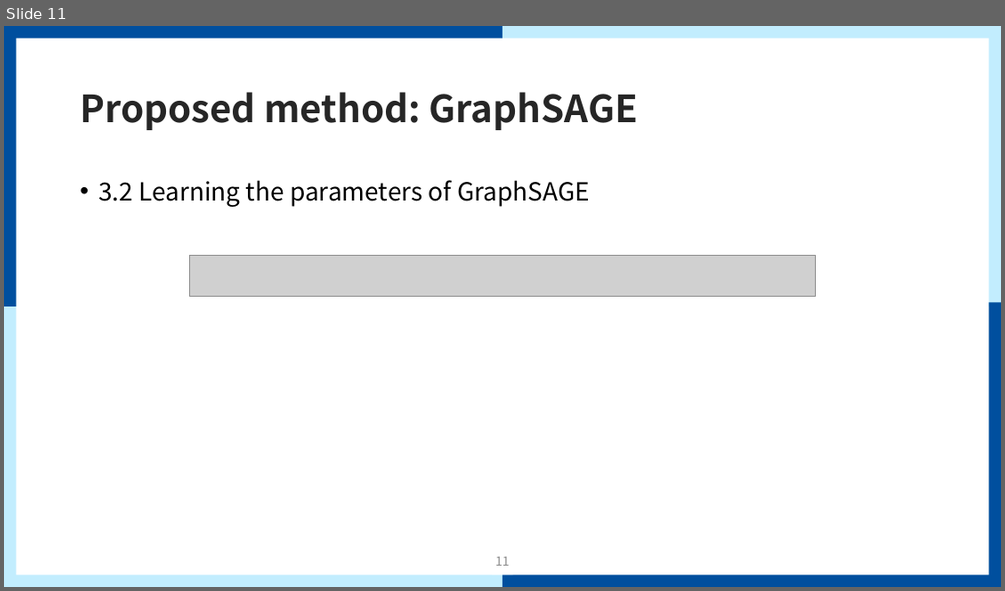
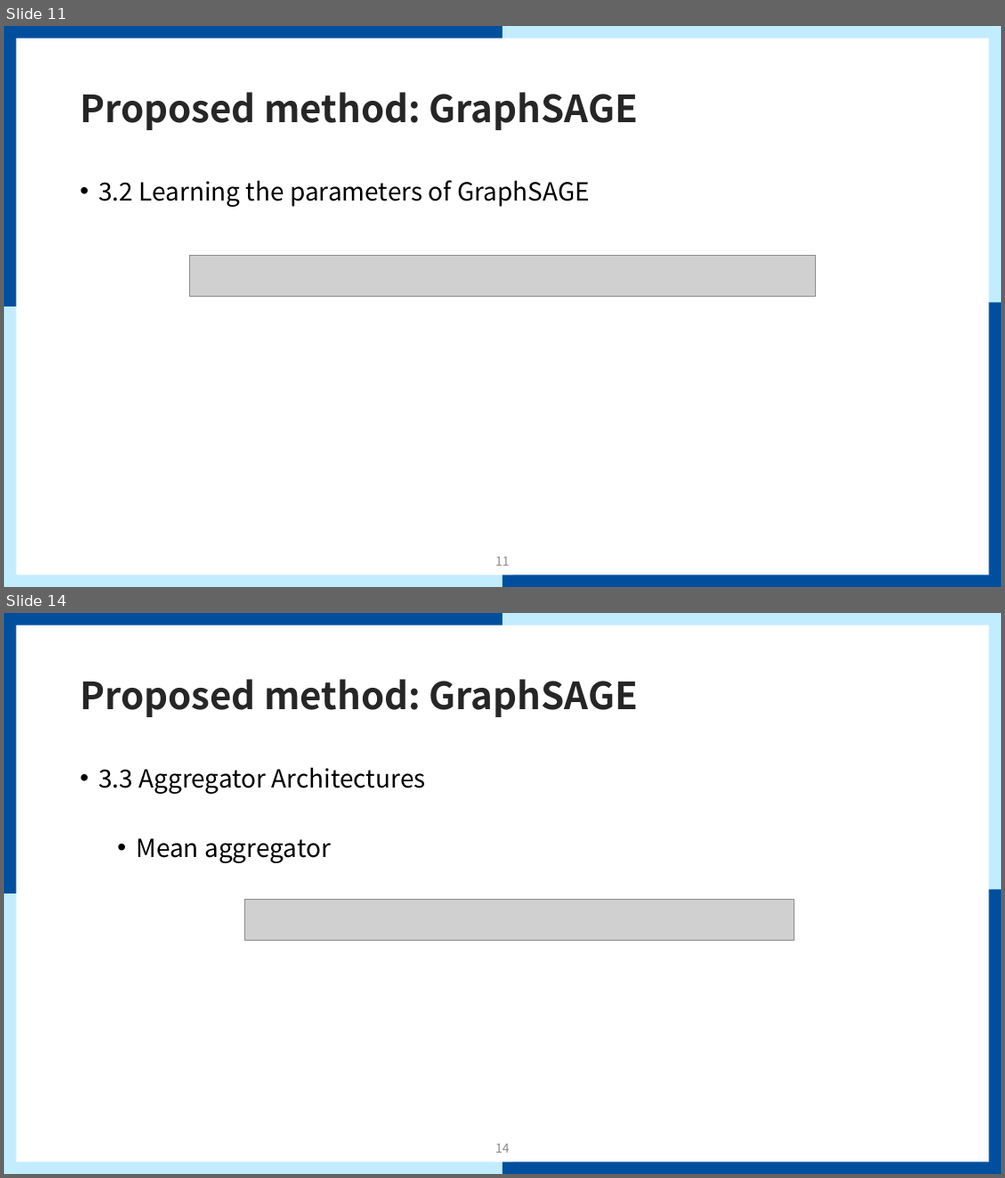
Before and after one commit to mmvv11/GraduateStudies, a slide deck: papers/review/GraphSAGE Review.pptx. Shown one above the other, each under a label of ours: slide 11 before the commit, slides 11 and 14 after it; the slides between them are not shown. The pictures are 1005x591 and 1005x1178 pixels, drawn with LibreOffice and Linux fonts; fonts in the diff are those of the drawing; grey boxes stand for pictures; background and template pictures are left out. Boxes give left, top, right and bottom in pixels: in the first picture for what was removed or moved away, otherwise in the second. Text is boxed around its words. In the diff, an @@ line names an element or a change of style, - is before the commit and + after.

Commit message:
GraphSAGE 리뷰 완성

```diff
--- a/papers/review/GraphSAGE Review.pptx
+++ b/papers/review/GraphSAGE Review.pptx
@@ slide 14 added at bbox=[4, 613, 1001, 1174], background #FFFFFF; not listed: 9 template elements that a slide beside it also shows @@
@@ title added at bbox=[80, 679, 638, 717], 36 pt, text #262626, bold @@
+Proposed method: GraphSAGE
@@ text added at bbox=[98, 767, 426, 863], 24 pt, text #000000 @@
+• 3.3 Aggregator Architectures
+  • Mean aggregator
@@ picture added at bbox=[245, 899, 793, 940] @@
@@ page number added at bbox=[495, 1143, 510, 1152], 12 pt, text #8C8C8C @@
+14
```
Also in this commit, not shown: 2 slides changed, 12 other slides added.
